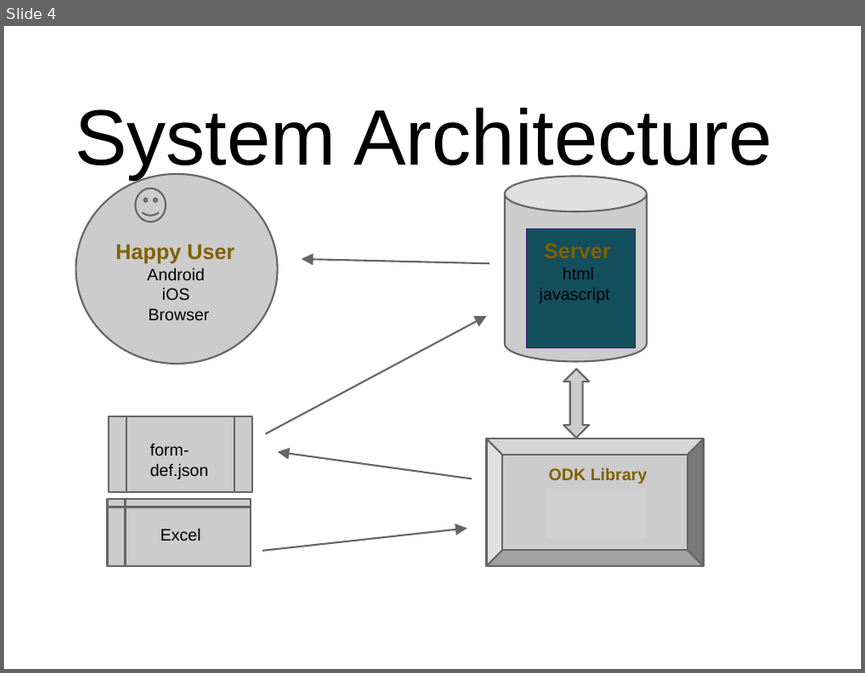
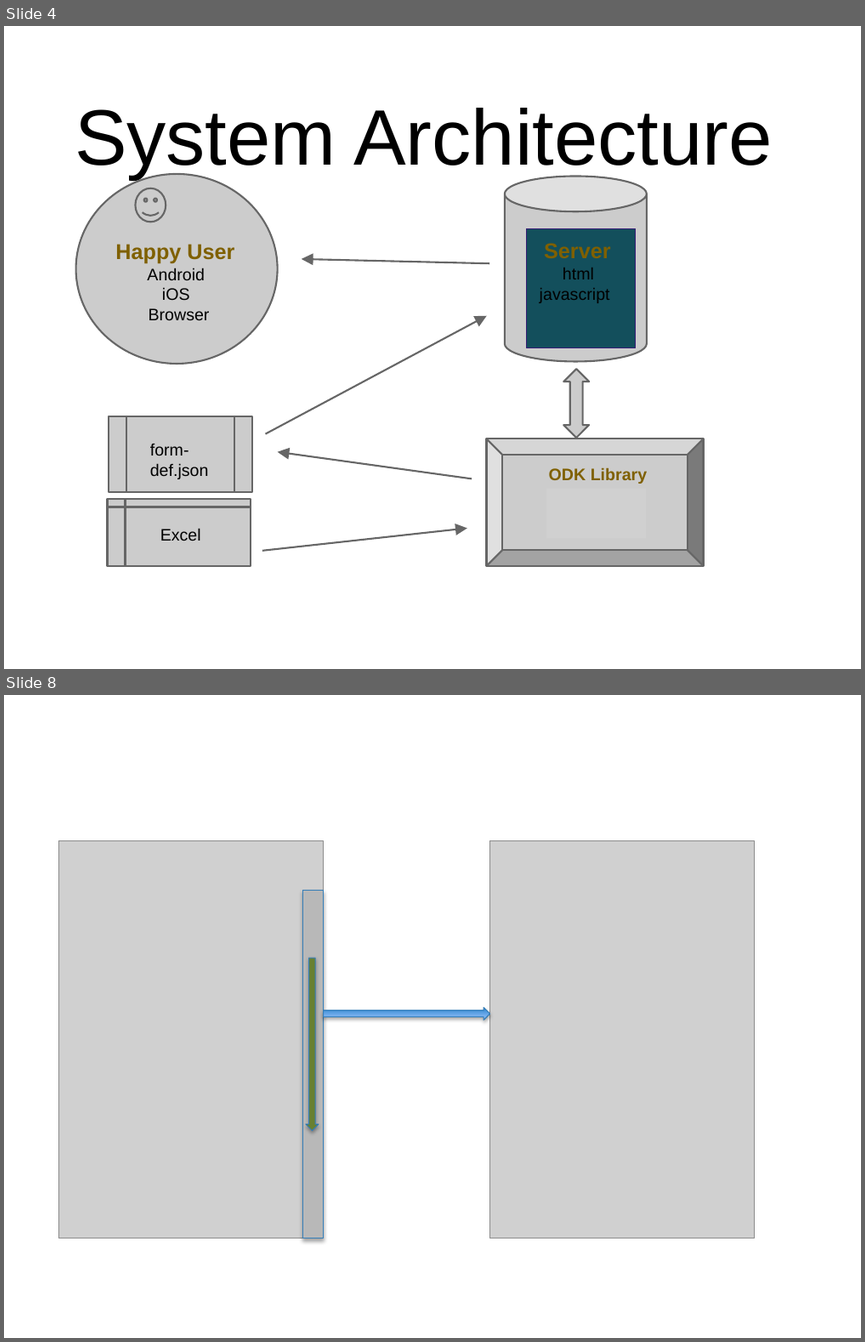
Before and after one commit to xiaoj/481web, a slide deck: presentation/Final Presentation.pptx. Shown one above the other, each under a label of ours: slide 4 before the commit, slides 4 and 8 after it; the slides between them are not shown. The pictures are 865x673 and 865x1342 pixels, drawn with LibreOffice and Linux fonts; fonts in the diff are those of the drawing; grey boxes stand for pictures; background and template pictures are left out. Boxes give left, top, right and bottom in pixels: in the first picture for what was removed or moved away, otherwise in the second. Text is boxed around its words. In the diff, an @@ line names an element or a change of style, - is before the commit and + after.

```diff
--- a/presentation/Final Presentation.pptx
+++ b/presentation/Final Presentation.pptx
@@ slide 8 added at box(4, 695, 861, 1338), background picture (left out) @@
@@ picture added at box(59, 840, 324, 1237) @@
@@ picture added at box(490, 840, 755, 1237) @@
@@ rectangle added at box(303, 891, 324, 1238), fill #B8B8B8, outline #367EB9 0.75 pt @@
@@ right arrow added at box(306, 958, 318, 1130), fill #688031, outline #367EB9 0.75 pt @@
@@ right arrow added at box(324, 1007, 490, 1020), fill gradient #2783CD to #A0C8FF, outline #367EB9 0.75 pt @@
```
Also in this commit, not shown: 15 other slides added, 2 slides removed.
